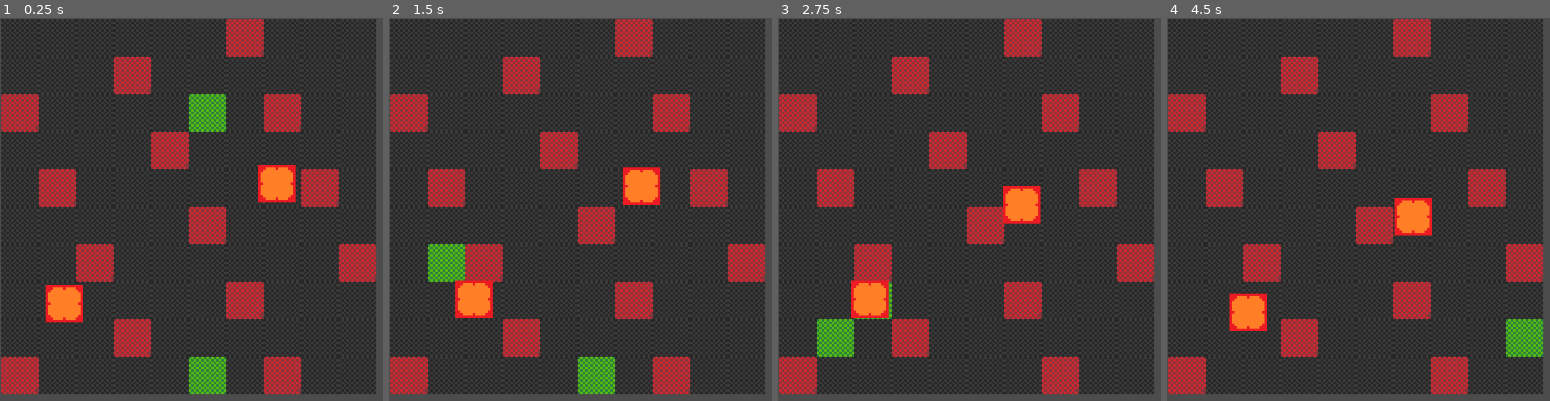
Above: before the commit, frames 1-4 (left to right).
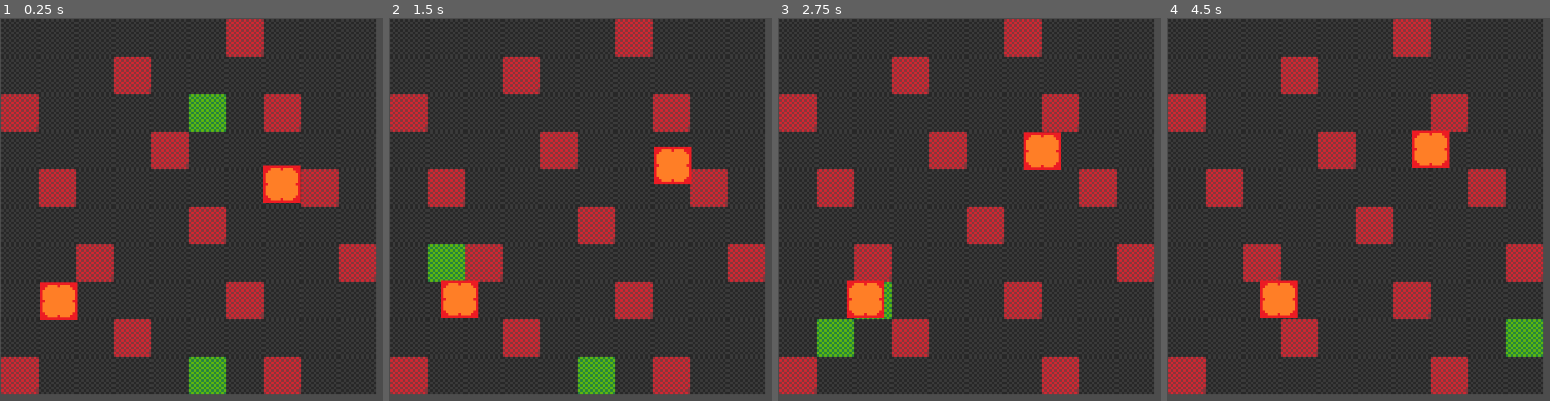
Above: after the commit, the same moments.

Repository: brayanleo1/GameIA
Game: Godot game, scene res://World2.tscn
The game is run twice, just before and just after one commit, with the same random seed, the same clock (stepped at 60 frames per second) and the same inputs.
Inputs:
- Up to frame 1 (0.25 s): no input
- Up to frame 2 (1.5 s): hold Right (ui_right) 0.53-1.28 s; tap S (ui_s) at 0.6, 1.35 s; hold Down (ui_down) from 1.28 s (still down)
- Up to frame 3 (2.75 s): release Down (ui_down) at 2.03 s; hold Right (ui_right) from 2.03 s (still down); tap S (ui_s) at 2.1 s
- Up to frame 4 (4.5 s): tap Enter at 2.75 s; release Right (ui_right) at 2.78 s; hold Up (ui_up) 2.78-3.53 s; tap S (ui_s) at 2.85, 3.6, 4.35 s; tap Space at 3.5 s; hold Left (ui_left) from 3.53 s (still down)

The runs differ from the first frame. In frame 1, 1.2% of the frame differs, in the area x 10-79%, y 38-80%; in frame 2, 2.7%; in frame 3, 2.4%; in frame 4, 3.8%, in the area x 16-74%, y 29-82%.
Error after the commit: Invalid get index '10' (on base: 'Array'). (res://actors/AI.gd:105)

Commit message:
broken obstacle avoid movement

Diff:
--- a/BlocoArea.gd
+++ b/BlocoArea.gd
@@ -9,6 +9,12 @@
 onready var areaFy = pos.y + 8.5
 
 var animatedSprite : AnimatedSprite
+
+#Test function:
+func whereAt():
+	print(areaIx)
+	print(areaIy)
+
 
 func _ready():
 	# Access the AnimatedSprite node using get_node
--- a/World2.gd
+++ b/World2.gd
@@ -10,19 +10,26 @@
 # Called when the node enters the scene tree for the first time.
 func _ready():
 	for x in range(10):
+		var linPis = []
 		for y in range(10):
-			matPis = matPis + [get_node("BlocosL"+str(x+1)+"/Bloco"+str(y+1))]
+			linPis = linPis + [get_node("BlocosL"+str(x+1)+"/Bloco"+str(y+1))]
+		matPis = matPis + [linPis]
 	var i = 0
 	for item in matPis:
-		i = i + 1
-		if i%7==0:
-			i = 0
-			if item.has_method("fullBlock"):
-				item.fullBlock()
-		else:
-			freePis = freePis + [item]
+		for x in range(10):
+			i = i + 1
+			if i%7==0:
+				i = 0
+				if item[x].has_method("fullBlock"):
+					item[x].fullBlock()
+			else:
+				freePis = freePis + [item[x]]
 
 	createGoals()
+	$Enemy1.setAt(matPis)
+	$Enemy2.setAt(matPis)
+	$Enemy1.setMap(matPis)
+	$Enemy2.setMap(matPis)
 
 func _physics_process(delta):
 	if Input.is_action_just_pressed("ui_s"):
@@ -39,7 +46,7 @@
 			if(freePisT.has_method("goalBlock")):
 				freePisT.goalBlock()
 				goals = goals + [freePisT]
-				get_node("Enemy"+str(x+1)).setGoal(freePisT.getArea())
+				get_node("Enemy"+str(x+1)).setGoal(freePisT)
 
 func retFreePis():
 	return freePis
--- a/actors/AI.gd
+++ b/actors/AI.gd
@@ -1,13 +1,16 @@
 extends Node2D
 
+#formula to access matPis based on position:
+#x,y:(value - 8)/15 then we can get from 0 to 9 for lines and columns
 
 var actor: KinematicBody2D = null
-var target: Area2D = null
-var goal: Area2D = null
+var target = null
+var goal = null
+var obstacle = []
 
+var map = []
 var way = []
-
-
+var at = null
 
 var speed = 100
 
@@ -25,32 +28,165 @@
 	#    getNextTarget
 	#   move
 	# createWay
-	if(target != null || goal != null):
-		target = goal
-		move(speed, delta)
+	if(way == []):
+		createWay()
+		showWay()
+		print("Final way")
+	if(target == null):
+		getNextTarget()
+	if(target != null):
+		move(delta)
+	getPlace(map)
+	if(target == at):
+		target = null
+
+#for testing
+func showWay():
+	for b in way:
+		print(str((b.get_global_position().x - 8)/15)," ",str((b.get_global_position().y - 8)/15))
 
 func getNextTarget():
 	target = way.pop_front()
 
-func setGoal(g: Area2D):
+func setGoal(g):
 	goal = g
+
+func getMap(m):
+	map = m
+
+func getPlace(matPis):
+	var p = actor.transform.origin
+	var xp = int((p.x - 0.5)/15)
+	var yp = int((p.y - 0.5)/15)
+	at = matPis[yp][xp]
+	#from 0.5 to 15.5 is 0
+	#from 15.5 to 30.5 is 1
+	#...
+	#x,y: (val - 0.5)/15
 
 func createWay():
 	#A* using the blocks
 	#Uses the h function to get numbers of "distance"
-	#Needs to receive the freePis array to do the computing
+	#Needs to receive the map array to do the computing
 	#and the place where it is located
-	pass
+	var g = 0
+	var h = heur(at)
+	var open = [{ar=[at],vg=g,vh=h}]
+	var openL = [at]
+	var closed = []
+	while open.size() != 0:
+		var n = removeLowestF(open)
+		if(n.ar.back() == goal):
+			#Return path to n
+			#Path to n is the first value of the dictionary, an array
+			way = n.ar
+			break
+		closed = closed + [n.ar.back()]
+		#gen neighbors that aren't in closed nor open
+		var neighs = neighbors(n.ar.back(), openL, closed)
+		#for neighbors of n not in closed or open
+		for m in neighs:
+			open = open + [{ar=(n.ar)+[m], vg=n.vg + 1, vh=heur(m)}]
+			openL = openL + [m]
+			#neigh.parent = n -> neigh.ar = n.ar + [m] where m is node on map
+			#neigh.vg = n.vg + 1
+			#neigh.vh = heur(m) where m is node on map
+			#open = open + [neigh]
+		#and we finished this A* magic
 
-func h():
-	#Receives the an element of freePis array and puts value
+func neighbors(block, openL, closedL):
+	#(value - 8)/15
+	var vpx = (block.get_global_position().x - 8)/15
+	var vpy = (block.get_global_position().y - 8)/15
+	var neighs = []
+	if(vpx-1 > -1):
+		neighs = neighs + [map[vpy-1][vpx]]
+	if(vpx+1 < 10):
+		neighs = neighs + [map[vpy+1][vpx]]
+	if(vpy-1 > -1):
+		neighs = neighs + [map[vpy][vpx-1]]
+	if(vpy+1 < 10):
+		neighs = neighs + [map[vpy][vpx+1]]
+	var truNeighs = []
+	for nei in neighs:
+		if (openL.find(nei) != -1):
+			pass
+		elif (closedL.find(nei) != -1):
+			pass
+		elif nei.full:
+			pass
+		else:
+			truNeighs = truNeighs + [nei]
+	return truNeighs
+
+func removeLowestF(open):
+	var f = 9999
+	var p = 0
+	for x in range(open.size()):
+		if(open[x].vg+open[x].vh < f):
+			f=open[x].vg+open[x].vh
+			p = x
+	var low = open[p]
+	open.remove(p)
+	return low
+
+#It just works!
+func heur(block):
+	#Receives the an element of map array and puts value
 	#The value is the distance towards the goal
-	pass
+	var p = (goal.get_global_position() - block.get_global_position())/15
+	return abs(p.x) + abs(p.y)
 
-func move(speed, delta):
-	var direction = (target.get_global_position() - actor.transform.origin).normalized();
-	var velocity = direction * speed * delta * 0.1;
+func move(delta):
+	var velocity = 0
+	if obstacle != []:
+		velocity = move_with_obstacle_avoidance(delta)
+	else:
+		var direction = (target.get_global_position() - actor.transform.origin).normalized();
+		velocity = direction * speed * delta * 0.1;
 	actor.move_and_collide(velocity);
+
+func avoid_obstacles():
+	var avoidance_force = Vector2.ZERO
+
+	for o in obstacle:
+		# Calculate the vector from the obstacle to the actor
+		var to_obstacle = o.get_global_position() - actor.get_global_position()
+		# Calculate the distance to the obstacle
+		var distance = to_obstacle.length()
+
+		to_obstacle = to_obstacle.normalized()  # Normalize the vector
+		avoidance_force += to_obstacle / distance  # Weight the force by the distance
+
+	return avoidance_force
+
+func move_with_obstacle_avoidance(delta):
+	var move_direction = (target.get_global_position() - actor.get_global_position()).normalized()
+
+	# Calculate the steering force for obstacle avoidance
+	var avoidance_force = avoid_obstacles()
+
+	# Adjust the movement direction based on avoidance force
+	move_direction += avoidance_force
+
+	# Normalize the resulting direction
+	move_direction = move_direction.normalized()
+
+	# Move the actor using move_and_collide()
+	var velocity = move_direction * speed * 0.001
+	return velocity
 
 func initialize(actor: KinematicBody2D):
 	self.actor = actor
+
+
+func _on_DetectionZone_body_entered(body):
+	if(body != actor):
+		obstacle = obstacle + [body]
+	pass # Replace with function body.
+
+
+func _on_DetectionZone_body_exited(body):
+	if(body != actor):
+		obstacle.remove(obstacle.find(body))
+	pass # Replace with function body.
--- a/actors/Enemy.gd
+++ b/actors/Enemy.gd
@@ -14,5 +14,11 @@
 func setGoal(area):
 	ai.setGoal(area)
 
+func setAt(area):
+	ai.getPlace(area)
+
+func setMap(area):
+	ai.getMap(area)
+
 func _process(delta):
 	pass
--- a/actors/Enemy.tscn
+++ b/actors/Enemy.tscn
@@ -33,13 +33,13 @@
 [sub_resource type="RectangleShape2D" id=1]
 extents = Vector2( 7, 7.33333 )
 
-[sub_resource type="CircleShape2D" id=2]
-radius = 72.4431
+[sub_resource type="RectangleShape2D" id=4]
+extents = Vector2( 8.33333, 8.66667 )
 
 [node name="Enemy" type="KinematicBody2D" groups=["Enemy"]]
 scale = Vector2( 1.5, 1.5 )
 collision_layer = 128
-collision_mask = 4992
+collision_mask = 256
 script = ExtResource( 1 )
 
 [node name="Body" type="AnimatedSprite" parent="."]
@@ -53,8 +53,8 @@
 shape = SubResource( 1 )
 
 [node name="Area2D" type="Area2D" parent="."]
-collision_layer = 129
-collision_mask = 257
+collision_layer = 128
+collision_mask = 256
 
 [node name="CollisionShape2D" type="CollisionShape2D" parent="Area2D"]
 position = Vector2( 0.666667, -2.66667 )
@@ -69,6 +69,8 @@
 collision_mask = 256
 
 [node name="CollisionShape2D" type="CollisionShape2D" parent="AI/DetectionZone"]
-visible = false
-scale = Vector2( 100, 100 )
-shape = SubResource( 2 )
+position = Vector2( -0.333334, 3.57628e-06 )
+shape = SubResource( 4 )
+
+[connection signal="body_entered" from="AI/DetectionZone" to="AI" method="_on_DetectionZone_body_entered"]
+[connection signal="body_exited" from="AI/DetectionZone" to="AI" method="_on_DetectionZone_body_exited"]
